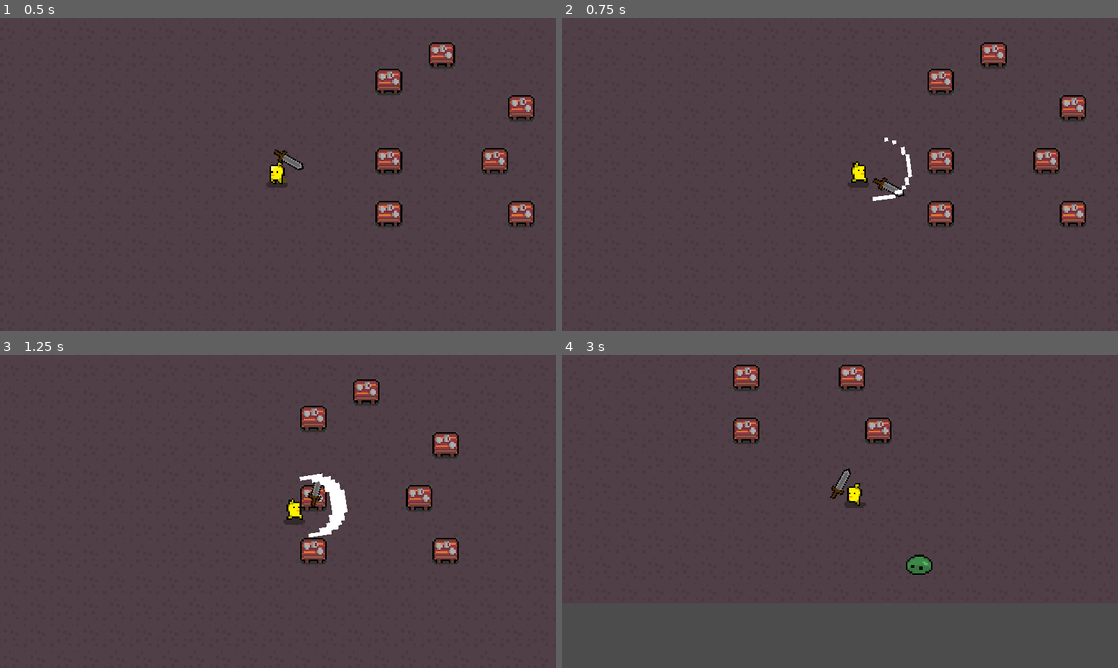
Above: before the commit, frames 1-4 (two rows, left to right).
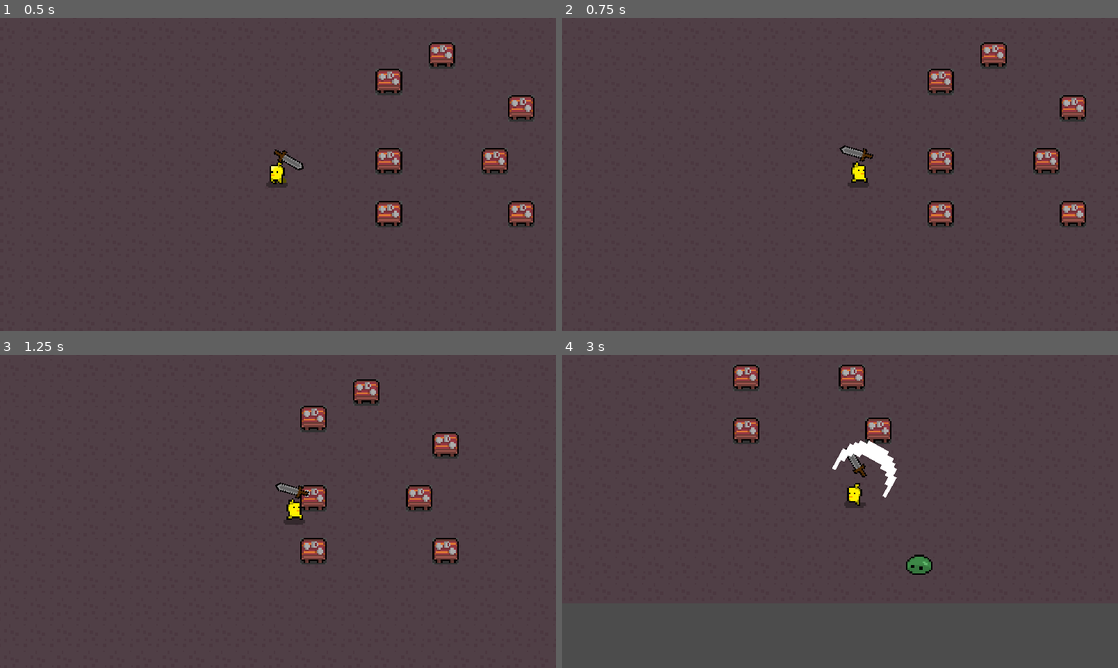
Above: after the commit, the same moments.

Repository: sinanjurequiem/betterblooket
Game: Godot game, scene res://testmain.tscn
The game is run twice, just before and just after one commit, with the same random seed, the same clock (stepped at 60 frames per second) and the same inputs.
Inputs (mouse positions are in pixels of both pictures, inside the frame that each line leads up to):
- Up to frame 1 (0.5 s): no input
- Up to frame 2 (0.75 s): tap Enter at 0.5 s; move the mouse to (962, 158) at 0.52 s; press the mouse at (962, 158) at 0.53 s; hold Right (ui_right) from 0.53 s (still down)
- Up to frame 3 (1.25 s): keep holding Right (ui_right)
- Up to frame 4 (3 s): move the mouse to (728, 527) at 1.27 s; release Right (ui_right) at 1.28 s; release the mouse at (728, 527) at 1.28 s; hold Down (ui_down) 1.28-2.03 s; click (728, 527) at 1.35 s; move the mouse to (895, 442) at 2.02 s; press the mouse at (895, 442) at 2.03 s; hold Right (ui_right) 2.03-2.78 s; move the mouse to (812, 574) at 2.77 s; release the mouse at (812, 574) at 2.78 s; hold Up (ui_up) from 2.78 s (still down); click (812, 574) at 2.85 s

Frame 1 is identical in both runs. In frame 2, 0.5% of the frame differs, in the area x 49-63%, y 38-59%; in frame 3, 0.8%; in frame 4, 0.9%, in the area x 48-61%, y 27-46%.

Commit message:
split player/sword scripts further

Diff:
--- a/Characters/Player/Player.gd
+++ b/Characters/Player/Player.gd
@@ -10,6 +10,9 @@
 
 
 signal main_attack
+
+func _ready():
+	connect("main_attack", get_node("Weapon"), "_attack")
 
 func _process(delta):
 	var mouse_direction: Vector2 = (get_global_mouse_position() - global_position).normalized()
@@ -42,3 +45,7 @@
 			weapon.scale.y = -1
 		elif weapon.scale.y == -1 and mouse_direction.x > 0:
 			weapon.scale.y = 1
+
+	if Input.is_action_pressed("ui_attack_main"):
+		emit_signal("main_attack")
+		print("signal sent")
--- a/Weapons/Melee/Swords/Sword.gd
+++ b/Weapons/Melee/Swords/Sword.gd
@@ -3,20 +3,14 @@
 var weapon_up = true
 onready var parent = get_parent()
 
-func _process(delta) -> void:
-	get_input()
-
-func get_input() -> void:
-	if parent.state_machine.state == parent.state_machine.states.run or parent.state_machine.state == parent.state_machine.states.idle:
-		if Input.is_action_pressed("ui_attack_main") and not animation_player.is_playing():
-			#emit_signal("main_attack")
-			if weapon_up:
-				animation_player.play("slashdown")
-				weapon_up = false
-				print("slashdown")
-			elif not weapon_up:
-				animation_player.play("slashup")
-				weapon_up = true
-				print("slashup")
-	elif parent.state_machine.state == parent.state_machine.states.dead:
-		queue_free()
+func _attack() -> void:
+	animation_player = $AnimationPlayer
+	if weapon_up:
+		animation_player.play("slashdown")
+		weapon_up = false
+		print("slashdown")
+	elif not weapon_up:
+		animation_player.play("slashup")
+		weapon_up = true
+		print("slashup")
+	print("signal received")
